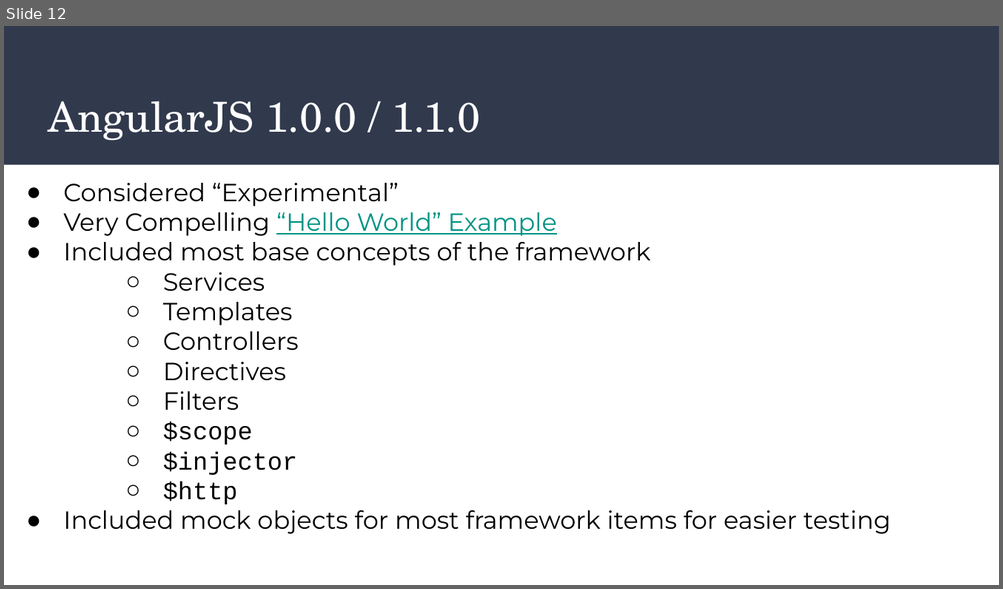
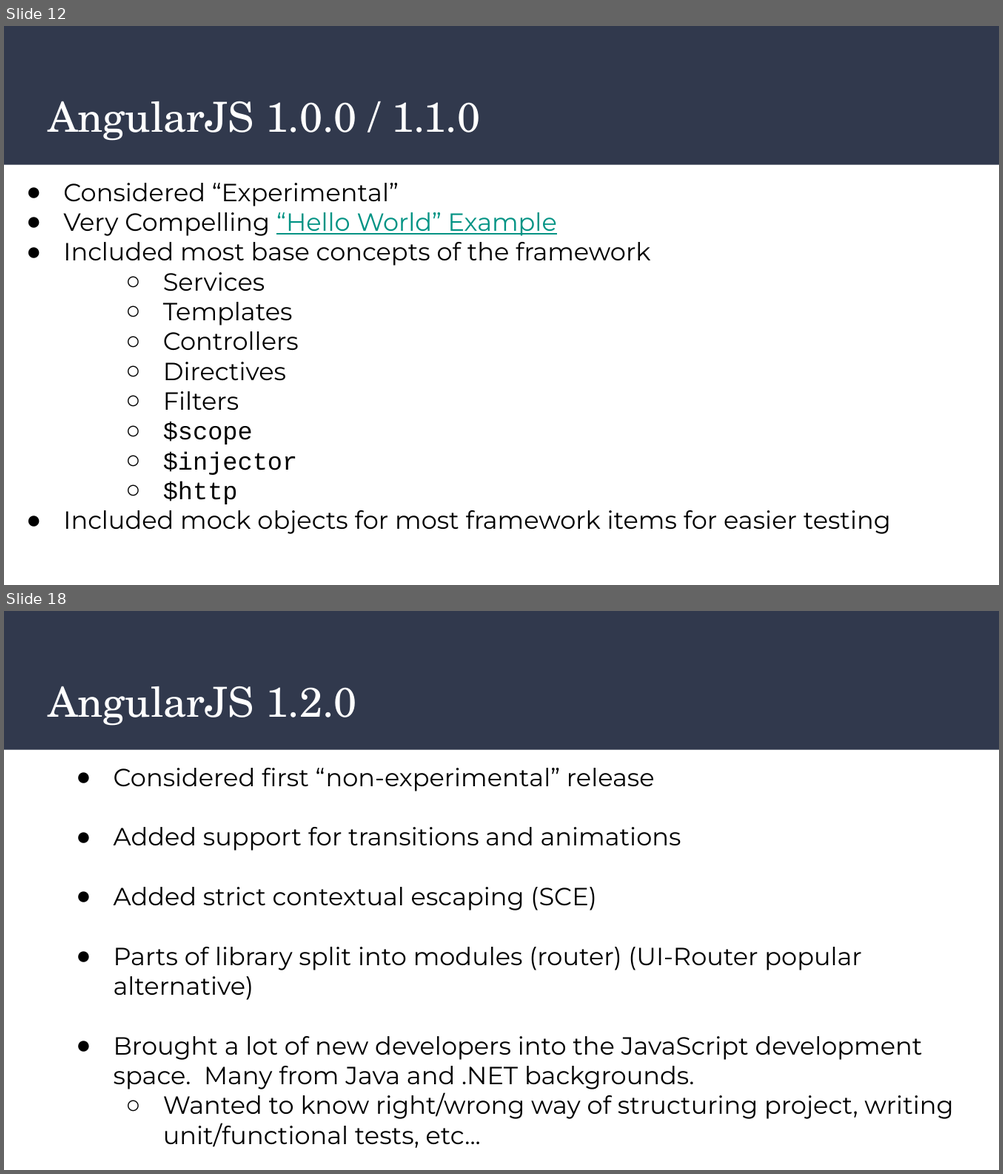
Before and after one commit to JasonTypesCodes/angularjs-retro, a slide deck: AngularJS - A Retrospective.odp. Shown one above the other, each under a label of ours: slide 12 before the commit, slides 12 and 18 after it; the slides between them are not shown. The pictures are 1003x589 and 1003x1174 pixels, drawn with LibreOffice and Linux fonts; fonts in the diff are those of the drawing. Boxes give left, top, right and bottom in pixels: in the first picture for what was removed or moved away, otherwise in the second. Text is boxed around its words. In the diff, an @@ line names an element or a change of style, - is before the commit and + after.

```diff
--- a/AngularJS - A Retrospective.odp
+++ b/AngularJS - A Retrospective.odp
@@ slide 18 added at (4,611,999,1170), background #FFFFFF; not listed: 1 template element that a slide beside it also shows @@
@@ title added at (48,686,357,726), 30 pt, text #FFFFFF @@
+AngularJS 1.2.0
@@ text added at (114,768,953,1148), 18 pt, text #000000 @@
+● Considered first “non-experimental” release
+● Added support for transitions and animations
+● Added strict contextual escaping (SCE)
+● Parts of library split into modules (router) (UI-Router popular alternative)
+● Brought a lot of new developers into the JavaScript development space. Many from Java and .NET backgrounds.
+  ○ Wanted to know right/wrong way of structuring project, writing unit/functional tests, etc...
```
Also in this commit, not shown: 3 slides changed, 25 other slides added.
